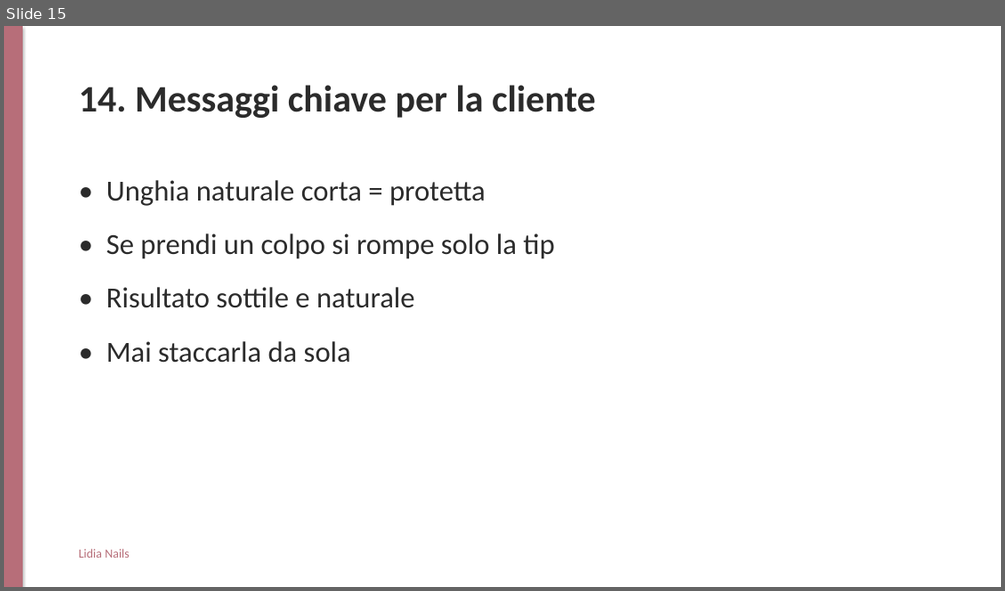
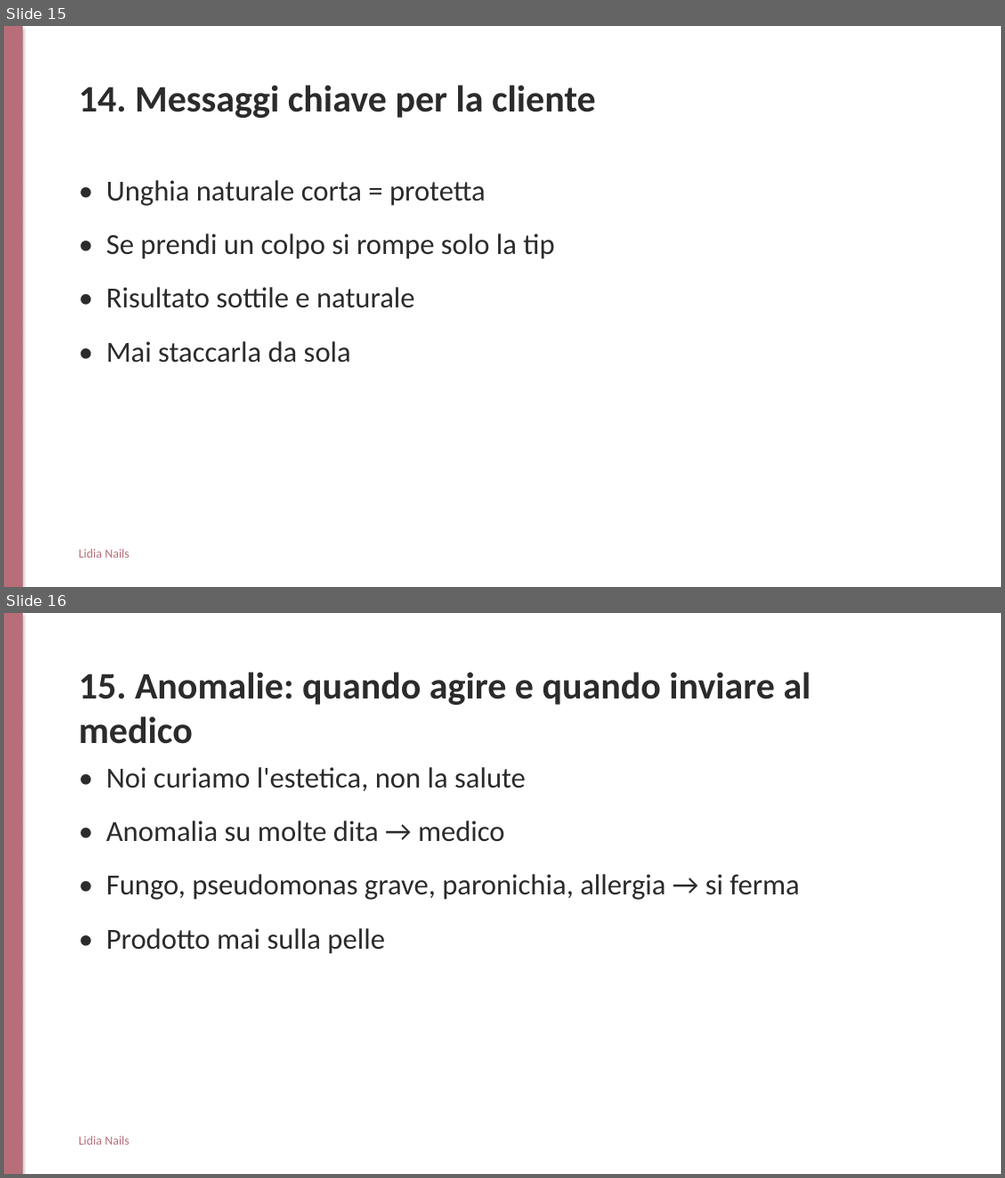
Before and after one commit to williamroma85-design/woxel-ig-assets, a slide deck: lidia-nails-corso/output/slide-lezione.pptx. Shown one above the other, each under a label of ours: slide 15 before the commit, slides 15 and 16 after it. The pictures are 1005x591 and 1005x1178 pixels, drawn with LibreOffice and Linux fonts; fonts in the diff are those of the drawing. Boxes give left, top, right and bottom in pixels: in the first picture for what was removed or moved away, otherwise in the second. Text is boxed around its words. In the diff, an @@ line names an element or a change of style, - is before the commit and + after.

```diff
--- a/lidia-nails-corso/output/slide-lezione.pptx
+++ b/lidia-nails-corso/output/slide-lezione.pptx
@@ slide 16 added at <box>4,613,1001,1174</box>, background #FFFFFF @@
@@ rectangle added at <box>4,613,1001,1174</box>, fill #FFFFFF @@
@@ rectangle added at <box>4,613,23,1174</box>, fill #B76E79 @@
@@ text added at <box>79,672,811,744</box>, 36 pt, text #2B2B2B, bold @@
+15. Anomalie: quando agire e quando inviare al medico
@@ text added at <box>106,767,799,954</box>, 28 pt, text #2B2B2B @@
+• Noi curiamo l'estetica, non la salute
+• Anomalia su molte dita → medico
+• Fungo, pseudomonas grave, paronichia, allergia → si ferma
+• Prodotto mai sulla pelle
@@ text added at <box>79,1135,129,1144</box>, 12 pt, text #B76E79 @@
+Lidia Nails
```
Also in this commit, not shown: 1 other slide added, 4 other files.
